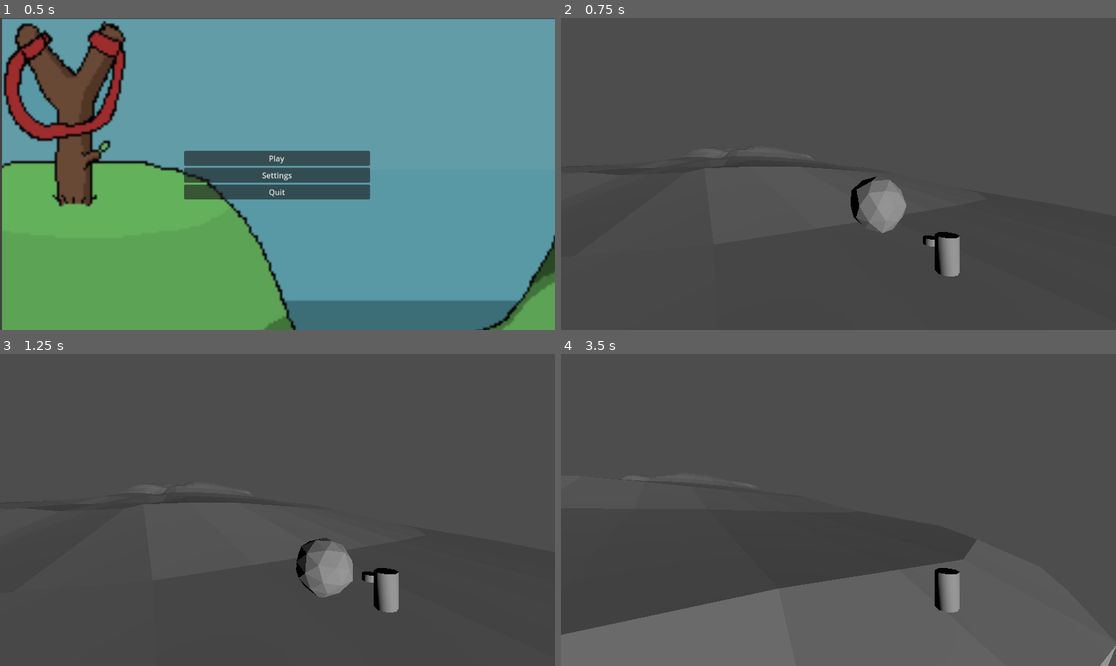
Above: before the commit, frames 1-4 (two rows, left to right).
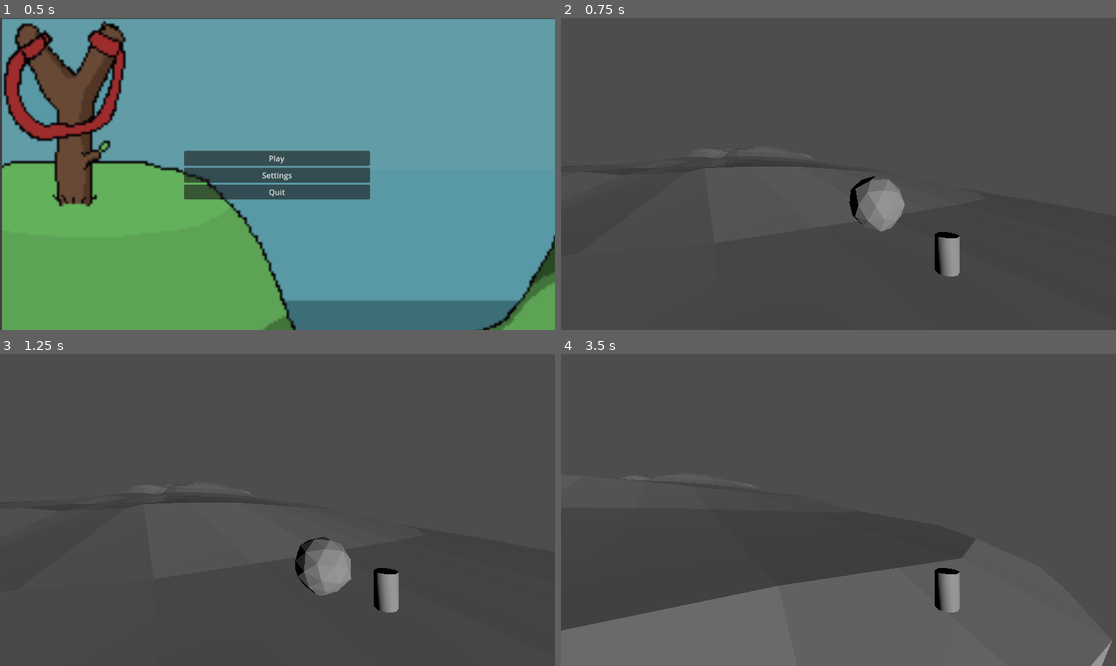
Above: after the commit, the same moments.

Repository: AaryaK05/gmtk-game
Game: Godot game, scene res://scenes/menu.tscn
The game is run twice, just before and just after one commit, with the same random seed, the same clock (stepped at 60 frames per second) and the same inputs.
Inputs:
- Up to frame 1 (0.5 s): no input
- Up to frame 2 (0.75 s): click "Play" at 0.5 s
- Up to frame 3 (1.25 s): no input
- Up to frame 4 (3.5 s): tap Enter (ui_accept) at 1.25, 1.52, 2.27 s; hold Right (ui_right) 1.28-2.03 s; hold Down (ui_down) 2.03-2.78 s; hold Right (ui_right) from 2.78 s (still down)

Frame 1 is identical in both runs. In frame 2, 0.2% of the frame differs, in the area x 26-68%, y 44-74%; in frame 3, 0.3%; in frame 4, 0.8%, in the area x 0-100%, y 40-100%.

Commit message:
Revert "tried adding the shrink and grow script"
This reverts commit a5cadbcbcdd490b2ac3186ff44337e14dda041fb.

Diff:
--- a/scenes/game.tscn
+++ b/scenes/game.tscn
@@ -1,19 +1,9 @@
-[gd_scene load_steps=8 format=3 uid="uid://bou5ybxuppsop"]
+[gd_scene load_steps=5 format=3 uid="uid://bou5ybxuppsop"]
 
 [ext_resource type="PackedScene" uid="uid://bj6fg26iursll" path="res://scenes/mountain.tscn" id="1_v3044"]
 [ext_resource type="PackedScene" uid="uid://dsv8ap28bn58" path="res://scenes/player.tscn" id="2_ch1h5"]
 [ext_resource type="Script" path="res://scripts/player.gd" id="4_vy6fh"]
-[ext_resource type="Script" path="res://scenes/grow_item.gd" id="5_plkgu"]
 [ext_resource type="PackedScene" uid="uid://bfsl86kk1n0sk" path="res://scenes/rock.tscn" id="5_usuh1"]
-
-[sub_resource type="CylinderMesh" id="CylinderMesh_gn1bh"]
-top_radius = 0.1
-bottom_radius = 0.1
-height = 0.1
-
-[sub_resource type="CylinderShape3D" id="CylinderShape3D_yt6n3"]
-height = 0.110431
-radius = 0.0889417
 
 [node name="game" type="Node3D"]
 
@@ -26,7 +16,7 @@
 transform = Transform3D(1, 0, 0, 0, 1, 0, 0, 0, 1, -1.88306, 0, -0.086925)
 
 [node name="player" parent="." instance=ExtResource("2_ch1h5")]
-transform = Transform3D(1, 0, 0, 0, 1, 0, 0, 0, 1, 0.361078, -2.07816, 32.7766)
+transform = Transform3D(1, 0, 0, 0, 1, 0, 0, 0, 1, 0.361078, -2.30208, 32.7766)
 script = ExtResource("4_vy6fh")
 
 [node name="Camera3D" type="Camera3D" parent="player"]
@@ -34,15 +24,3 @@
 
 [node name="Rock" parent="." instance=ExtResource("5_usuh1")]
 transform = Transform3D(1, 0, 0, 0, 1, 0, 0, 0, 1, -0.284872, -0.828068, 31.7701)
-script = null
-
-[node name="GrowItem" type="Area3D" parent="."]
-transform = Transform3D(1, 0, 0, 0, 1, 0, 0, 0, 1, 0.402407, -1.47612, 32.4851)
-script = ExtResource("5_plkgu")
-
-[node name="MeshInstance3D" type="MeshInstance3D" parent="GrowItem"]
-mesh = SubResource("CylinderMesh_gn1bh")
-
-[node name="CollisionShape3D" type="CollisionShape3D" parent="GrowItem"]
-transform = Transform3D(1, 0, 0, 0, 1, 0, 0, 0, 1, 0.0306342, 0.0178542, 0.0125217)
-shape = SubResource("CylinderShape3D_yt6n3")
--- a/scenes/grow_item.gd
+++ /dev/null
@@ -1,17 +0,0 @@
-extends Area3D
-
-@export var item_type: String = 'grow'
-
-
-# Called when the node enters the scene tree for the first time.
-func _ready() -> void:
-	body_entered.connect(_on_body_entered)
-
-func _on_body_entered(body):
-	if body.is_in_group('boulder'):
-		body._on_item_picked_up(item_type)
-		queue_free()
-
-# Called every frame. 'delta' is the elapsed time since the previous frame.
-func _process(delta: float) -> void:
-	pass
--- a/scripts/rock.gd
+++ b/scripts/rock.gd
@@ -1,38 +1,10 @@
 extends RigidBody3D
 
-#size parameters to handle scaling and shrinking
-var grow_scale = 1.25
-var shrink_scale = 0.85
-var max_grow_scale = 3.0
-var min_shrink_scale = 0.5
 
 # Called when the node enters the scene tree for the first time.
 func _ready() -> void:
-	add_to_group('boulder')
+	pass # Replace with function body.
 
-func grow():
-	var new_scale = scale * grow_scale
-	new_scale = new_scale.clamp(Vector3(min_shrink_scale, min_shrink_scale, min_shrink_scale), Vector3(max_grow_scale, max_grow_scale, max_grow_scale))
-	scale = new_scale
-	update_collision_shape()
-
-func shrink():
-	var new_scale = scale * shrink_scale
-	new_scale = new_scale.clamp(Vector3(min_shrink_scale, min_shrink_scale, min_shrink_scale), Vector3(max_grow_scale, max_grow_scale, max_grow_scale))
-	scale = new_scale
-	update_collision_shape()
-
-func update_collision_shape():
-	var collision_shape = $CollisionShape3D
-	if collision_shape and collision_shape.shape is SphereShape3D:
-		var sphere_shape = collision_shape.shape as SphereShape3D
-		sphere_shape.radius = 0.5 * scale.x  # Default radius for unit sphere is 0.5
-
-func _on_item_picked_up(item_type):
-	if item_type == 'grow':
-		grow()
-	elif item_type == 'shrink':
-		shrink()
 
 # Called every frame. 'delta' is the elapsed time since the previous frame.
 func _process(delta: float) -> void:
